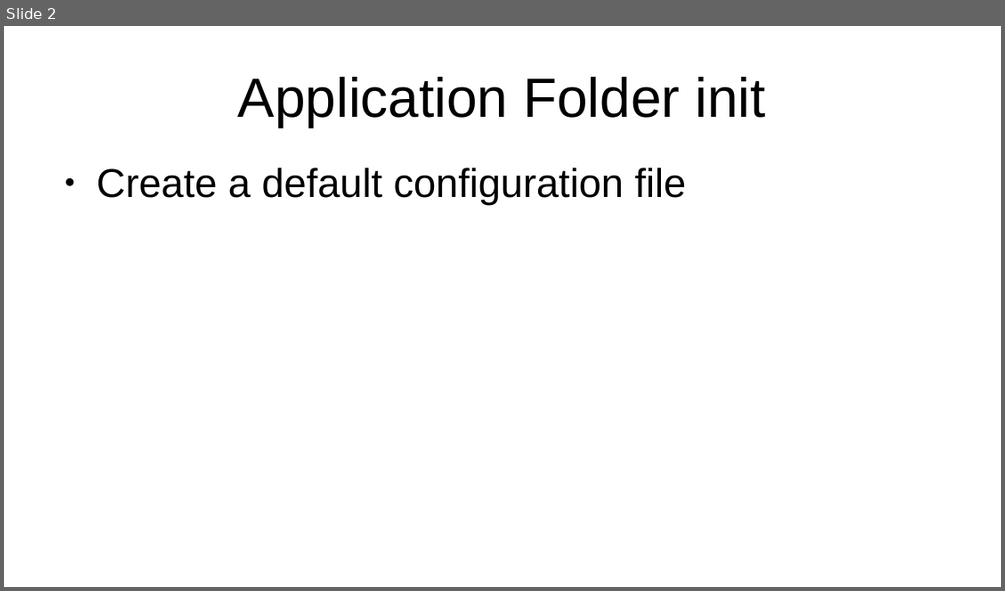
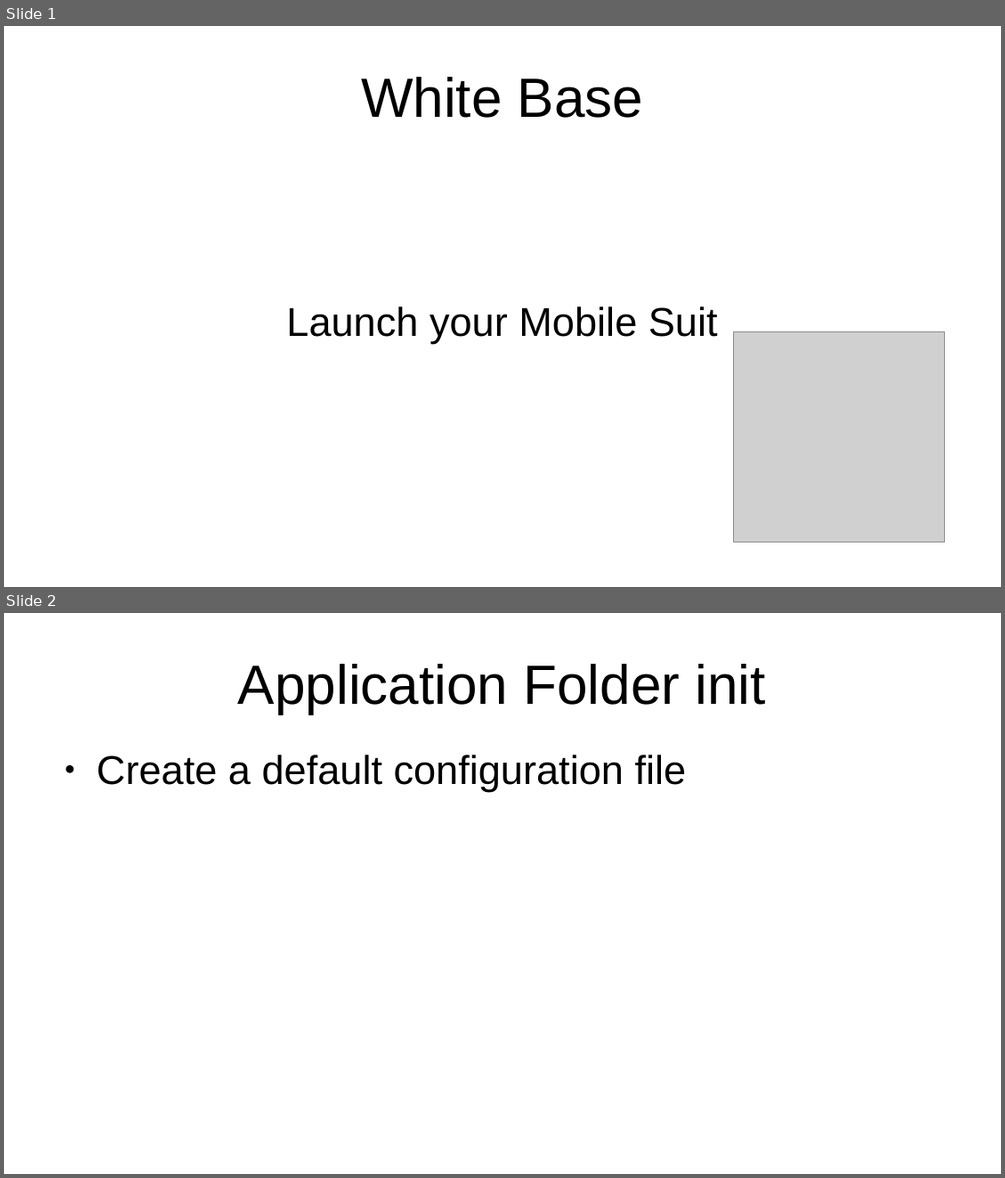
Before and after one commit to g-gualeni/QtWhiteBase, a slide deck: WhiteBase Doc/WhiteBase Stories.odp. Shown one above the other, each under a label of ours: slide 2 before the commit, slides 1 and 2 after it. The pictures are 1005x591 and 1005x1178 pixels, drawn with LibreOffice and Linux fonts; fonts in the diff are those of the drawing; grey boxes stand for pictures. Boxes give left, top, right and bottom in pixels: in the first picture for what was removed or moved away, otherwise in the second. Text is boxed around its words. In the diff, an @@ line names an element or a change of style, - is before the commit and + after.

```diff
--- a/WhiteBase Doc/WhiteBase Stories.odp
+++ b/WhiteBase Doc/WhiteBase Stories.odp
@@ slide 1 added at <box>4,26,1001,587</box>, background #FFFFFF @@
@@ title added at <box>361,77,643,118</box>, 44 pt, text #000000 @@
+White Base
@@ subtitle added at <box>286,306,718,343</box>, 32 pt, text #000000 @@
+Launch your Mobile Suit
@@ picture added at <box>734,332,945,542</box> @@
```
Also in this commit, not shown: 3 other slides added, 1 slide removed.
